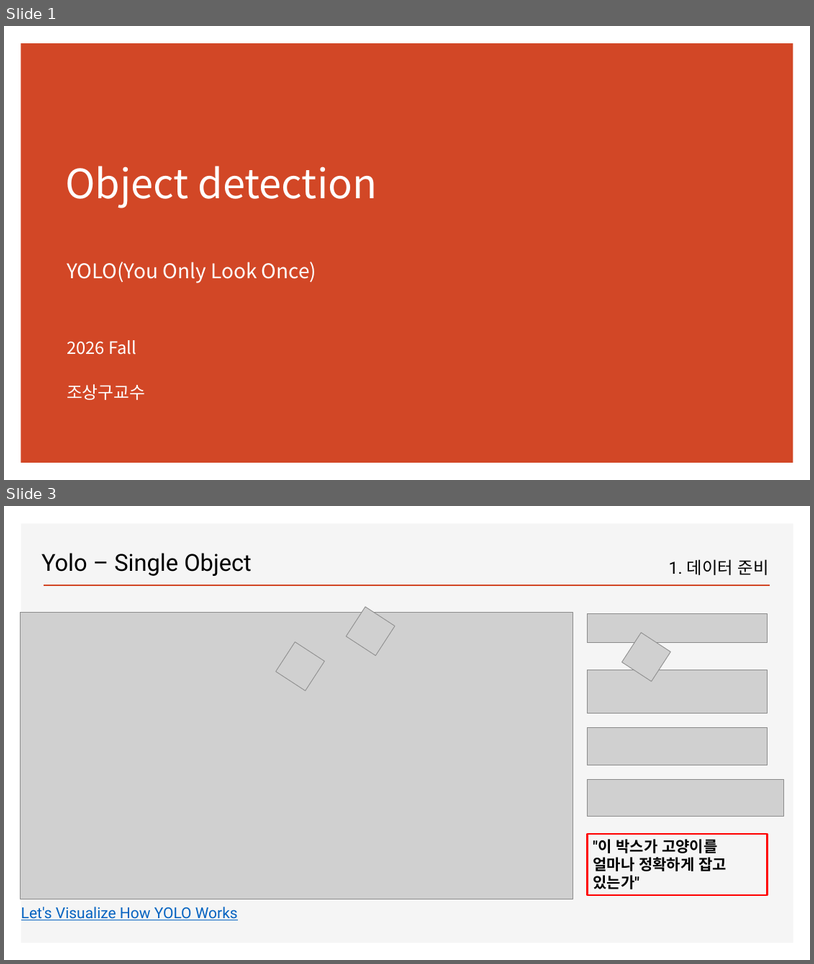
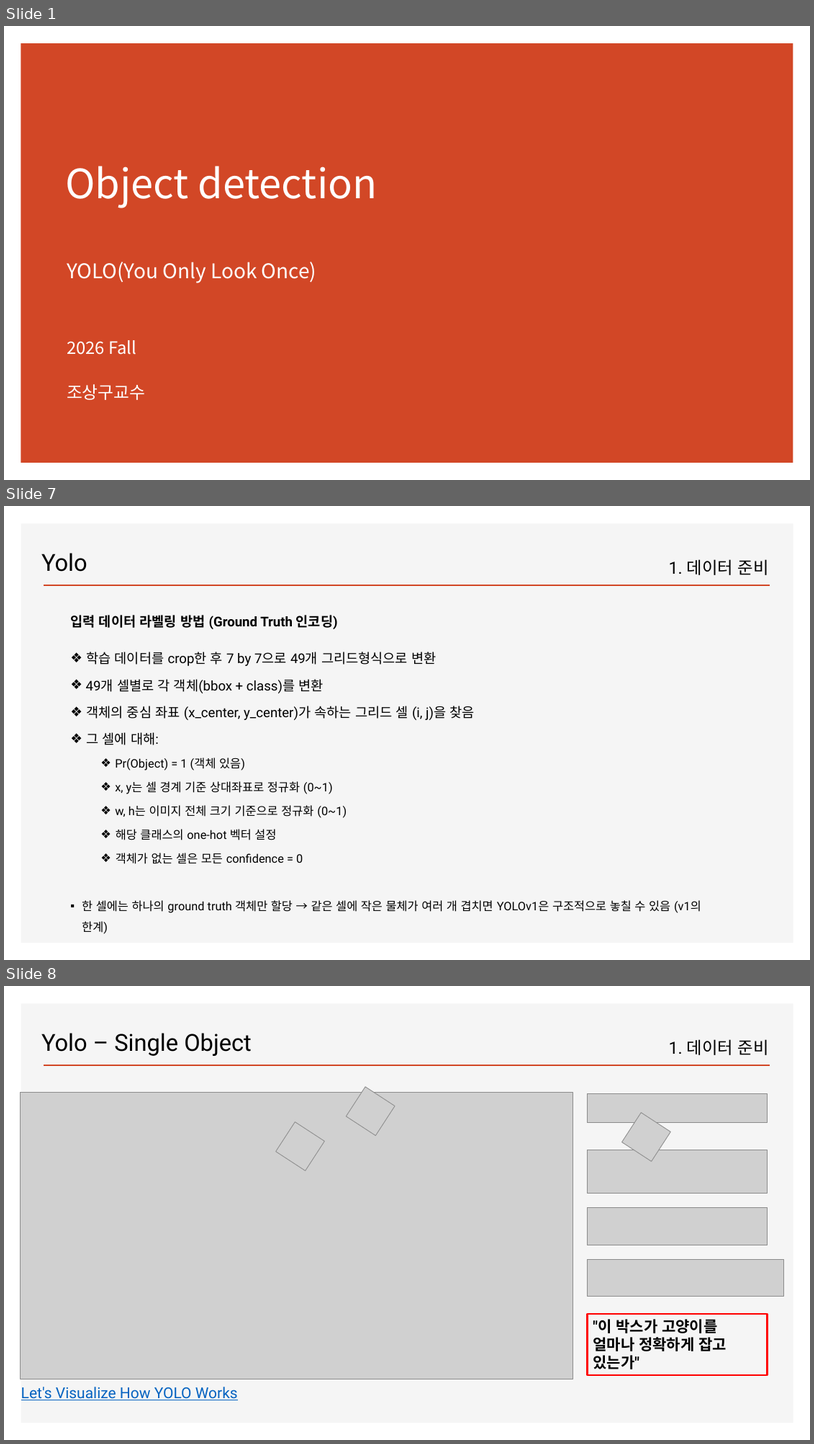
Before and after one commit to ancestor9/2026_Fall_Deep-Learning-with-Python, a slide deck: Chapter 12 Object detection.pptx. Shown one above the other, each under a label of ours: slides 1 and 3 before the commit, slides 1, 7 and 8 after it; the slides between them are not shown. The pictures are 814x964 and 814x1444 pixels, drawn with LibreOffice and Linux fonts; fonts in the diff are those of the drawing; grey boxes stand for pictures; background and template pictures are left out. Boxes give left, top, right and bottom in pixels: in the first picture for what was removed or moved away, otherwise in the second. Text is boxed around its words. In the diff, an @@ line names an element or a change of style, - is before the commit and + after.

```diff
--- a/Chapter 12 Object detection.pptx
+++ b/Chapter 12 Object detection.pptx
@@ slide 7 added at bbox=[4, 506, 810, 960], background #FFFFFF; not listed: 2 template elements that a slide beside it also shows @@
@@ text added at bbox=[41, 553, 88, 572], 28 pt, text #000000 @@
+Yolo
@@ text added at bbox=[669, 559, 769, 575], 20 pt, text #000000 @@
+1. 데이터 준비
@@ text added at bbox=[70, 615, 702, 934], 14 pt, text #000000 @@
+입력 데이터 라벨링 방법 (Ground Truth 인코딩)
+❖ 학습 데이터를 crop한 후 7 by 7으로 49개 그리드형식으로 변환
+❖ 49개 셀별로 각 객체(bbox + class)를 변환
+❖ 객체의 중심 좌표 (x_center, y_center)가 속하는 그리드 셀 (i, j)을 찾음
+❖ 그 셀에 대해:
+  ❖ Pr(Object) = 1 (객체 있음)
+  ❖ x, y는 셀 경계 기준 상대좌표로 정규화 (0~1)
+  ❖ w, h는 이미지 전체 크기 기준으로 정규화 (0~1)
+  ❖ 해당 클래스의 one-hot 벡터 설정
+  ❖ 객체가 없는 셀은 모든 confidence = 0
+▪ 한 셀에는 하나의 ground truth 객체만 할당 → 같은 셀에 작은 물체가 여러 개 겹치면 YOLOv1은 구조적으로 놓칠 수 있음 (v1의 한계)
@@ what was slide 3 is now slide 8 @@
```
Also in this commit, not shown: 2 slides changed, 4 other slides added.
